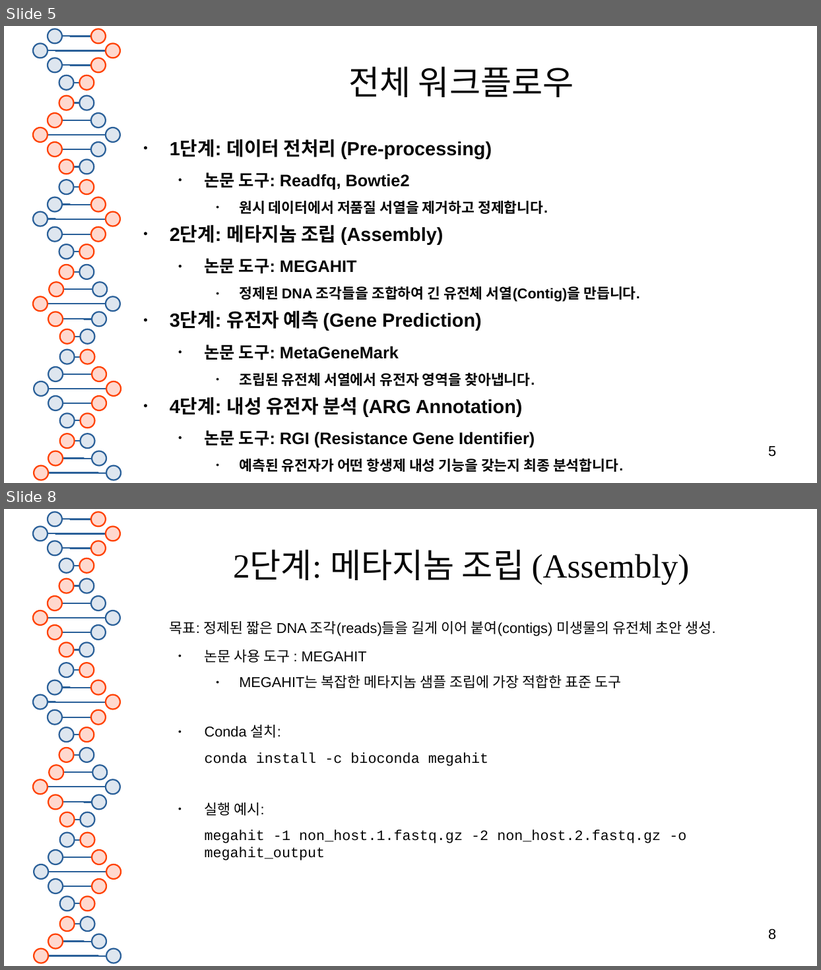
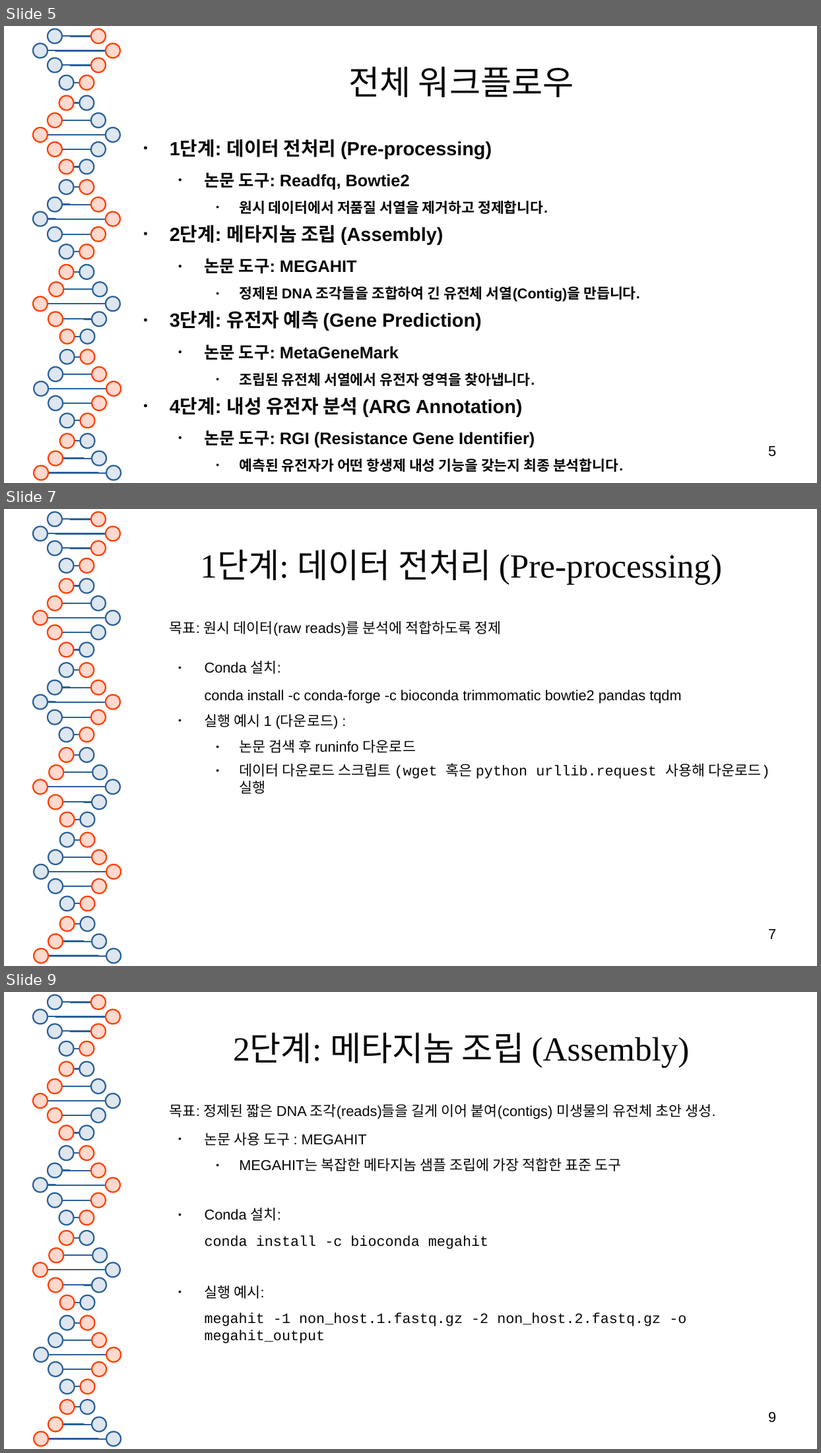
Before and after one commit to SHINKHO/bioinformatics_phase, a slide deck: docs/케이스 스터디-ARG.odp. Shown one above the other, each under a label of ours: slides 5 and 8 before the commit, slides 5, 7 and 9 after it; the slides between them are not shown. The pictures are 821x970 and 821x1453 pixels, drawn with LibreOffice and Linux fonts; fonts in the diff are those of the drawing. Boxes give left, top, right and bottom in pixels: in the first picture for what was removed or moved away, otherwise in the second. Text is boxed around its words. In the diff, an @@ line names an element or a change of style, - is before the commit and + after.

```diff
--- a/docs/케이스 스터디-ARG.odp
+++ b/docs/케이스 스터디-ARG.odp
@@ slide 7 added at (x1=4, y1=509, x2=817, y2=966), background #FFFFFF; not listed: 81 template elements that a slide beside it also shows @@
@@ title added at (x1=200, y1=549, x2=722, y2=584), 33 pt, text #050505 @@
+1단계: 데이터 전처리 (Pre-processing)
@@ text added at (x1=170, y1=621, x2=770, y2=794), 14 pt, text #050505 @@
+목표: 원시 데이터(raw reads)를 분석에 적합하도록 정제
+  ● Conda 설치:
+  conda install -c conda-forge -c bioconda trimmomatic bowtie2 pandas tqdm
+  ● 실행 예시 1 (다운로드) :
+    ● 논문 검색 후 runinfo 다운로드
+    ● 데이터 다운로드 스크립트 (wget 혹은 python urllib.request 사용해 다운로드) 실행
@@ page number added at (x1=768, y1=929, x2=776, y2=939), 14 pt, text #000000 @@
+7
@@ what was slide 8 is now slide 9 @@
@@ page number at (x1=768, y1=1412, x2=776, y2=1423): text changed @@
-8
+9
```
Also in this commit, not shown: 3 slides changed, 1 other file.
